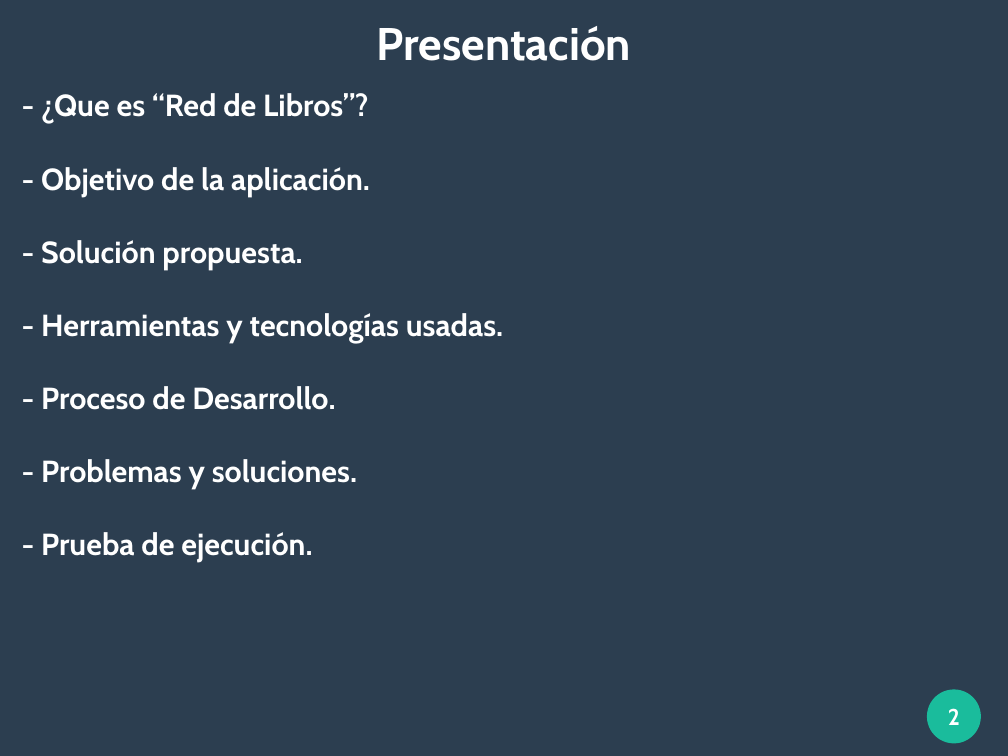
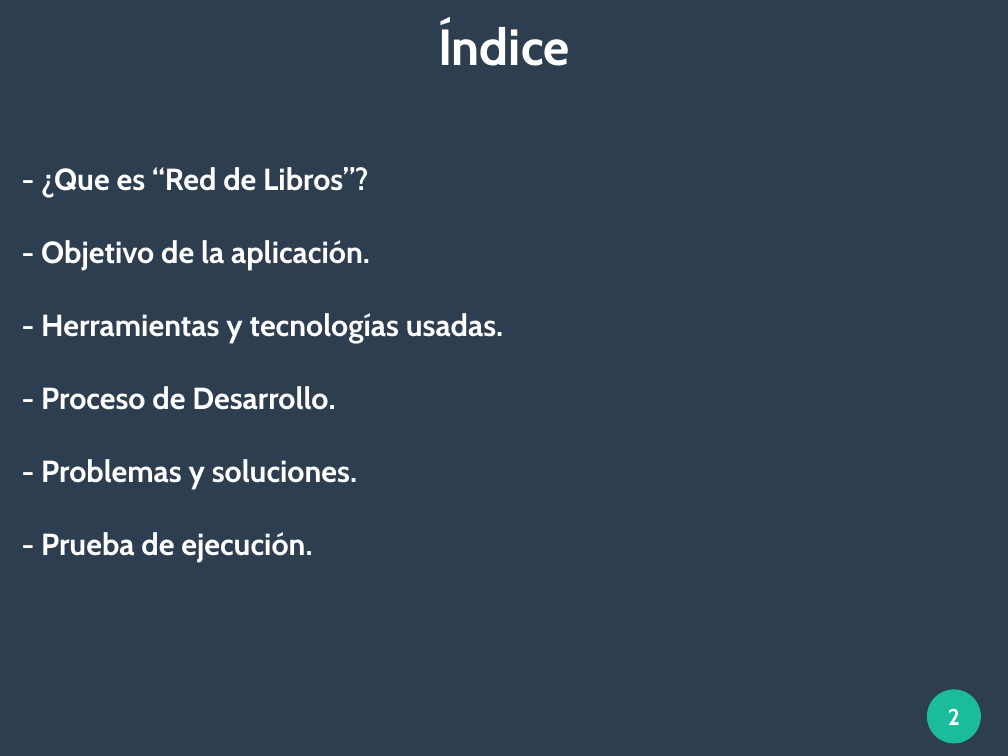
Before and after one commit to sharco-code/Red-Libros, a slide deck: slide 2 of Documentacion/presentacion.odp. Drawn at 1008x756 pixels with LibreOffice and Linux fonts; fonts in the diff are those of the drawing. Boxes give left, top, right and bottom in pixels: in the first picture for what was removed or moved away, otherwise in the second. Text is boxed around its words. In the diff, an @@ line names an element or a change of style, - is before the commit and + after.

```diff
--- a/Documentacion/presentacion.odp
+++ b/Documentacion/presentacion.odp
@@ title at (x1=438, y1=22, x2=570, y2=66): text changed; size 36 to 40 pt @@
-Presentación
+Índice
@@ title at (x1=41, y1=167, x2=503, y2=562): text changed @@
-- ¿Que es “Red de Libros”?
-- Objetivo de la aplicación.
-- Solución propuesta.
-- Herramientas y tecnologías usadas.
-- Proceso de Desarrollo.
-- Problemas y soluciones.
-- Prueba de ejecución.
+- ¿Que es “Red de Libros”?
+- Objetivo de la aplicación.
+- Herramientas y tecnologías usadas.
+- Proceso de Desarrollo.
+- Problemas y soluciones.
+- Prueba de ejecución.
```
Also in this commit, not shown: 1 other slide changed, 8 slides added, 4 other files.
